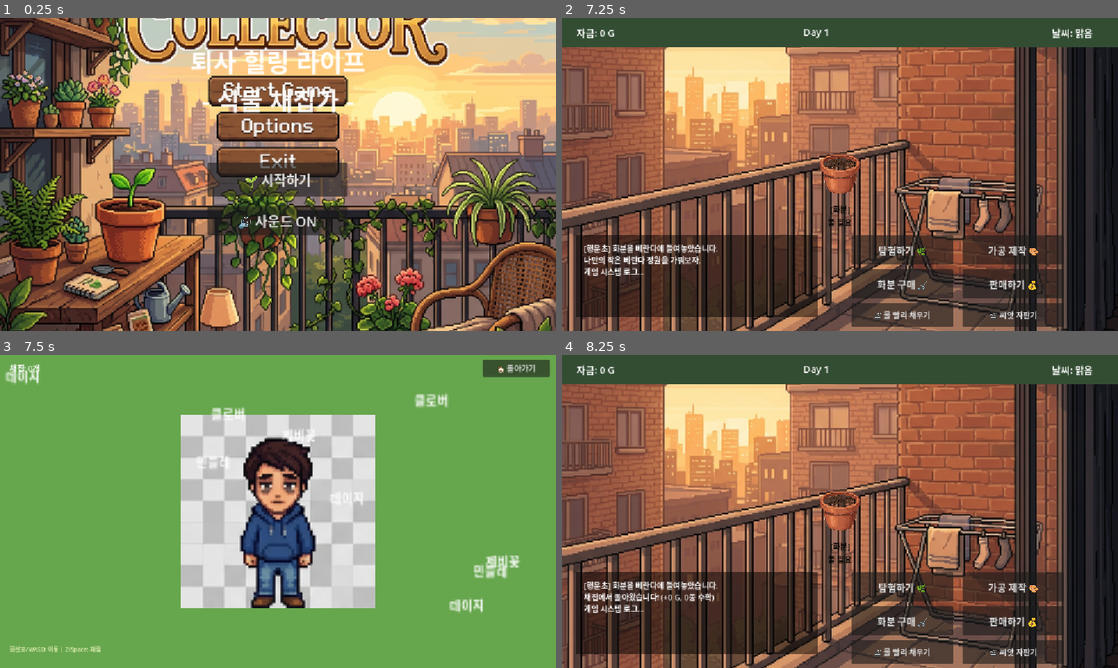
Above: before the commit, frames 1-4 (two rows, left to right).
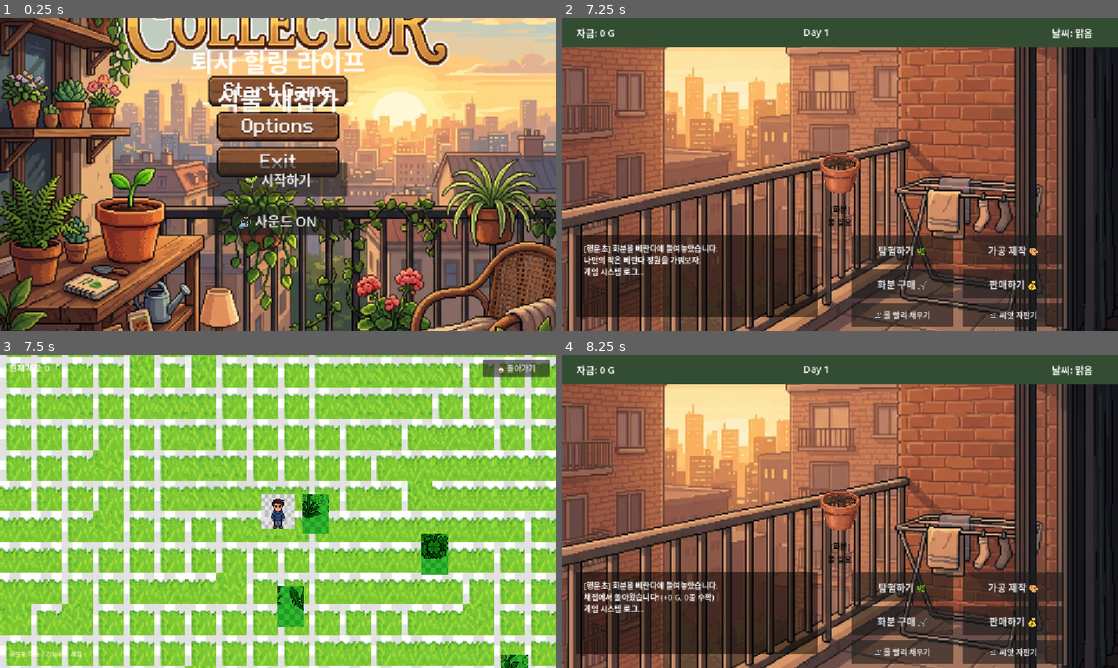
Above: after the commit, the same moments.

Repository: 9959930-code/plant-collector-game
Game: Godot game, scene res://Scenes/TitleScreen.tscn
Same seed, same stepped clock (60 frames per second), same inputs: the game is played once before the commit and once after it.
Inputs (mouse positions are in pixels of both pictures, inside the frame that each line leads up to):
- Up to frame 1 (0.25 s): no input
- Up to frame 2 (7.25 s): click "🌱 시작하기" at 0.5 s; tap Enter (ui_accept) at 1.25, 1.52, 2.27, 3.5, 3.77, 4.52, 5.27, 5.75, 6.77 s; move the mouse to (962, 158) at 1.27 s; hold Right (ui_right) 1.28-2.03 s; tap Space every 0.75 s from 1.35 to 6.6 s; click (962, 158) at 1.42 s; move the mouse to (728, 190) at 2.02 s; hold Down (ui_down) 2.03-2.78 s; move the mouse to (895, 105) at 2.77 s; hold Right (ui_right) 2.78-3.53 s; move the mouse to (812, 237) at 3.52 s; hold Up (ui_up) 3.53-4.28 s; click (812, 237) at 3.67 s; move the mouse to (1006, 221) at 4.27 s; hold Left (ui_left) 4.28-5.78 s; move the mouse to (673, 127) at 5.02 s; move the mouse to (867, 174) at 5.77 s; hold Down (ui_down) 5.78-6.53 s; click (867, 174) at 5.92 s; move the mouse to (756, 96) at 6.52 s; hold Right (ui_right) from 6.53 s (still down)
- Up to frame 3 (7.5 s): release Right (ui_right) at 7.25 s; click "탐험하기 🌿" at 7.25 s
- Up to frame 4 (8.25 s): click "🏠 돌아가기" at 8 s

Frames 1-2 are identical in both runs. In frame 3, 95% of the frame differs, in the area x 0-100%, y 0-100%; in frame 4, nothing differs.

Commit message:
✨ 들판 통짜 배경 이미지 제거 및 100% 절차적 타일맵 생성 도입
- FieldMap.gd: FastNoiseLite(심플렉스 노이즈)를 활용하여 tileset_nature.png 에셋으로
  실제 1280x960 크기의 지형(잔디/흙/덤불)을 매번 랜덤하게 프로그래밍 방식으로 조립
- FieldMap.tscn: 기존 통짜 field_map_bg.png 제거, 플레이어 이탈 방지용 투명 충돌벽(MapBounds) 추가
- 더 이상 스타듀밸리 이미지를 복사해다 쓴 느낌이 안 나도록, 본 프로젝트만의 고유 에셋과 코드로 맵 구현

Diff:
--- a/Scenes/FieldMap.tscn
+++ b/Scenes/FieldMap.tscn
@@ -1,32 +1,45 @@
-[gd_scene load_steps=3 format=3 uid="uid://field_map_scene"]
+[gd_scene load_steps=6 format=3 uid="uid://field_map_scene"]
 
 [ext_resource type="Script" path="res://Scripts/FieldMap.gd" id="1_fm"]
-[ext_resource type="PackedScene" path="res://Scenes/Player.tscn" id="2_player"]
+[ext_resource type="PackedScene" path="res://Scenes/Player.tscn" id="3_player"]
+
+[sub_resource type="RectangleShape2D" id="RectangleShape2D_top"]
+size = Vector2(1280, 20)
+
+[sub_resource type="RectangleShape2D" id="RectangleShape2D_left"]
+size = Vector2(20, 960)
 
 [node name="FieldMap" type="Node2D"]
 script = ExtResource("1_fm")
 
-[node name="Background" type="ColorRect" parent="."]
-offset_right = 800.0
-offset_bottom = 600.0
-color = Color(0.35, 0.55, 0.25, 1)
+[node name="Player" parent="." instance=ExtResource("3_player")]
+position = Vector2(640, 480)
 
-[node name="GrassOverlay" type="ColorRect" parent="."]
-offset_left = 50.0
-offset_top = 50.0
-offset_right = 750.0
-offset_bottom = 550.0
-color = Color(0.4, 0.65, 0.3, 1)
+[node name="MapBounds" type="StaticBody2D" parent="."]
+collision_mask = 0
 
-[node name="Player" parent="." instance=ExtResource("2_player")]
-position = Vector2(400, 300)
+[node name="Top" type="CollisionShape2D" parent="MapBounds"]
+position = Vector2(640, -10)
+shape = SubResource("RectangleShape2D_top")
+
+[node name="Bottom" type="CollisionShape2D" parent="MapBounds"]
+position = Vector2(640, 970)
+shape = SubResource("RectangleShape2D_top")
+
+[node name="Left" type="CollisionShape2D" parent="MapBounds"]
+position = Vector2(-10, 480)
+shape = SubResource("RectangleShape2D_left")
+
+[node name="Right" type="CollisionShape2D" parent="MapBounds"]
+position = Vector2(1290, 480)
+shape = SubResource("RectangleShape2D_left")
 
 [node name="UI" type="CanvasLayer" parent="."]
 
 [node name="ItemLabel" type="Label" parent="UI"]
 offset_left = 20.0
 offset_top = 15.0
-offset_right = 200.0
+offset_right = 250.0
 offset_bottom = 40.0
 theme_override_font_sizes/font_size = 16
 theme_override_colors/font_color = Color(1, 1, 1, 1)
@@ -42,11 +55,11 @@
 
 [node name="HintLabel" type="Label" parent="UI"]
 offset_left = 20.0
-offset_top = 600.0
+offset_top = 610.0
 offset_right = 400.0
-offset_bottom = 630.0
+offset_bottom = 640.0
 theme_override_font_sizes/font_size = 12
 theme_override_colors/font_color = Color(1, 1, 0.8, 0.8)
-text = "화살표/WASD: 이동 | Z/Space: 채집"
+text = "화살표: 이동 | Z/Space: 채집"
 
 [connection signal="pressed" from="UI/BackButton" to="." method="_on_back_pressed"]
--- a/Scenes/Player.tscn
+++ b/Scenes/Player.tscn
@@ -1,9 +1,9 @@
-[gd_scene load_steps=2 format=3 uid="uid://player_scene"]
+[gd_scene load_steps=3 format=3 uid="uid://player_scene"]
 
 [ext_resource type="Script" path="res://Scripts/Player.gd" id="1_player"]
 
 [sub_resource type="RectangleShape2D" id="RectangleShape2D_player"]
-size = Vector2(14, 10)
+size = Vector2(10, 6)
 
 [node name="Player" type="CharacterBody2D"]
 script = ExtResource("1_player")
@@ -11,17 +11,18 @@
 collision_mask = 1
 
 [node name="AnimatedSprite2D" type="AnimatedSprite2D" parent="."]
+scale = Vector2(0.22, 0.22)
 
 [node name="CollisionShape2D" type="CollisionShape2D" parent="."]
-position = Vector2(0, 6)
+position = Vector2(0, 4)
 shape = SubResource("RectangleShape2D_player")
 
 [node name="InteractRay" type="RayCast2D" parent="."]
-target_position = Vector2(0, 20)
+target_position = Vector2(0, 16)
 collision_mask = 2
 enabled = true
 
 [node name="Camera2D" type="Camera2D" parent="."]
-zoom = Vector2(2.5, 2.5)
+zoom = Vector2(2, 2)
 position_smoothing_enabled = true
 position_smoothing_speed = 8.0
--- a/Scripts/FieldMap.gd
+++ b/Scripts/FieldMap.gd
@@ -1,14 +1,13 @@
 extends Node2D
 
-## 들판 맵 — 캐릭터가 직접 걸어다니며 야생 식물을 채집하는 필드
-## 타일맵 기반 + 랜덤 야생 식물 배치
+## 들판 맵 — 절차적 생성(Procedural Generation) 기반의 '나만의 고유한 타일맵 들판'
 
 @onready var player = $Player
 @onready var ui_layer = $UI
 @onready var item_label = $UI/ItemLabel
-@onready var back_button = $UI/BackButton
 
 var collected_items: Array = []
+var tilemap: TileMapLayer
 
 # 야생 식물 데이터
 var wild_plant_types = [
@@ -21,16 +20,95 @@
 ]
 
 func _ready():
+	_generate_procedural_map()
+	spawn_wild_plants()
 	update_ui()
-	spawn_wild_plants()
+
+	# 이전 탐험 내역 로드 (누적)
+	if Engine.has_meta("field_plants"):
+		var prev_items = Engine.get_meta("field_plants")
+		for item in prev_items:
+			collected_items.append(item)
+		update_ui()
+
+func _generate_procedural_map():
+	# 동적 타일맵 레이어 생성 (통짜 이미지가 아닌 진짜 게임맵)
+	tilemap = TileMapLayer.new()
+	add_child(tilemap)
+	move_child(tilemap, 0)
+
+	var tileset = TileSet.new()
+	tileset.tile_size = Vector2i(32, 32)
+
+	var ts_source = TileSetAtlasSource.new()
+	ts_source.texture = preload("res://Assets/Images/tileset_nature.png")
+	ts_source.texture_region_size = Vector2i(32, 32)
+
+	# 8x4 에셋 타일 등록
+	for x in range(8):
+		for y in range(4):
+			ts_source.create_tile(Vector2i(x, y))
+
+	tileset.add_source(ts_source, 0)
+	tilemap.tile_set = tileset
+
+	# 노이즈를 이용한 자연스러운 지형 생성
+	var noise = FastNoiseLite.new()
+	noise.seed = randi()
+	noise.noise_type = FastNoiseLite.TYPE_SIMPLEX
+	noise.frequency = 0.08
+
+	var map_w = 40
+	var map_h = 30
+
+	# 맵의 경계(카메라 제한 공간) 설정
+	player.get_node("Camera2D").limit_left = 0
+	player.get_node("Camera2D").limit_top = 0
+	player.get_node("Camera2D").limit_right = map_w * 32
+	player.get_node("Camera2D").limit_bottom = map_h * 32
+
+	for x in range(map_w):
+		for y in range(map_h):
+			var n = noise.get_noise_2d(x, y)
+
+			# 부드러운 타일 분배
+			var tile_x = 0
+			var tile_y = 0
+
+			if n > 0.3:
+				# 흙길이나 다른 잔디
+				tile_x = 2
+				tile_y = 0
+			elif n < -0.3:
+				# 진한 잔디
+				tile_x = 1
+				tile_y = 0
+			else:
+				# 흔한 잔디
+				tile_x = 0
+				tile_y = 0
+
+			# 테두리는 나무 덤불 무작위로 감싸서 숲 느낌
+			if x == 0 or x == map_w - 1 or y == 0 or y == map_h - 1:
+				tile_x = randi_range(3, 5) # 울타리/나무/덤불 타일 지역(추정)
+				tile_y = 1
+
+			tilemap.set_cell(Vector2i(x, y), 0, Vector2i(tile_x, tile_y))
+
+			# 내부에 랜덤하게 꽃이나 덤불 장식
+			if x > 2 and x < map_w - 2 and y > 2 and y < map_h - 2:
+				if randf() < 0.05:
+					tilemap.set_cell(Vector2i(x, y), 0, Vector2i(randi_range(0,2), 1)) # 꽃밭 장식
 
 func spawn_wild_plants():
-	# 들판 곳곳에 랜덤으로 야생 식물 배치
-	var plant_count = randi_range(10, 18)
+	var plant_count = randi_range(15, 25)
+	var map_w = 40
+	var map_h = 30
+
 	for i in range(plant_count):
 		var plant = preload("res://Scenes/WildPlant.tscn").instantiate()
-		var px = randf_range(80, 600)
-		var py = randf_range(80, 400)
+		var px = randf_range(3 * 32, (map_w - 3) * 32)
+		var py = randf_range(3 * 32, (map_h - 3) * 32)
 		plant.position = Vector2(px, py)
 
 		var plant_data = wild_plant_types[randi() % wild_plant_types.size()]
@@ -43,14 +121,16 @@
 	update_ui()
 
 func update_ui():
-	item_label.text = "채집: %d개" % collected_items.size()
+	item_label.text = "현재 채집: %d" % collected_items.size()
 
 func _on_back_pressed():
-	# 메인으로 돌아가기
+	# 돌아가기: 수입 계산
 	var total_value = 0
 	for item in collected_items:
 		total_value += item["value"]
 
-	Engine.set_meta("field_earnings", total_value)
+	var prev_money = Engine.get_meta("field_earnings") if Engine.has_meta("field_earnings") else 0
+	Engine.set_meta("field_earnings", prev_money + total_value)
 	Engine.set_meta("field_plants", collected_items)
+
 	get_tree().change_scene_to_file("res://Scenes/MainGame.tscn")
--- a/Scripts/Player.gd
+++ b/Scripts/Player.gd
@@ -3,7 +3,7 @@
 ## 플레이어 캐릭터 — 4방향 이동 + 애니메이션
 ## 스타듀밸리/포켓몬 스타일 탑다운 2D 이동
 
-const SPEED = 120.0
+const SPEED = 80.0
 
 @onready var anim_sprite = $AnimatedSprite2D
 @onready var interact_ray = $InteractRay
@@ -13,27 +13,25 @@
 var spritesheet: Texture2D
 
 func _ready():
-	# 스프라이트시트에서 애니메이션 프레임 자동 생성
 	spritesheet = preload("res://Assets/Images/character_spritesheet.png")
 	setup_animations()
 
 func setup_animations():
 	var frames = SpriteFrames.new()
 	var img = spritesheet.get_image()
-	var sheet_w = img.get_width()
-	var sheet_h = img.get_height()
-	var cols = 4
-	var rows = 4
+	var sheet_w: int = img.get_width()
+	var sheet_h: int = img.get_height()
+	var cols: int = 4
+	var rows: int = 4
 	var frame_w: int = sheet_w / cols
 	var frame_h: int = sheet_h / rows
 
-	# 4방향: down(0), left(1), right(2), up(3)
 	var dir_names = ["down", "left", "right", "up"]
 
 	for row in range(rows):
 		var dir_name = dir_names[row]
 
-		# idle 애니메이션 (첫 프레임만)
+		# idle 애니메이션
 		var idle_name = "idle_" + dir_name
 		frames.add_animation(idle_name)
 		frames.set_animation_speed(idle_name, 6)
@@ -44,7 +42,7 @@
 		var idle_tex = ImageTexture.create_from_image(idle_img)
 		frames.add_frame(idle_name, idle_tex)
 
-		# walk 애니메이션 (모든 프레임)
+		# walk 애니메이션
 		var walk_name = "walk_" + dir_name
 		frames.add_animation(walk_name)
 		frames.set_animation_speed(walk_name, 8)
@@ -56,7 +54,6 @@
 			var frame_tex = ImageTexture.create_from_image(frame_img)
 			frames.add_frame(walk_name, frame_tex)
 
-	# 기본 "default" 애니메이션 제거
 	if frames.has_animation("default"):
 		frames.remove_animation("default")
 
@@ -66,7 +63,6 @@
 func _physics_process(_delta):
 	var input_dir = Vector2.ZERO
 
-	# 키보드 입력
 	if Input.is_action_pressed("ui_right"):
 		input_dir.x += 1
 		direction = "right"
@@ -86,10 +82,10 @@
 		is_moving = true
 
 		match direction:
-			"down": interact_ray.target_position = Vector2(0, 20)
-			"up": interact_ray.target_position = Vector2(0, -20)
-			"left": interact_ray.target_position = Vector2(-20, 0)
-			"right": interact_ray.target_position = Vector2(20, 0)
+			"down": interact_ray.target_position = Vector2(0, 16)
+			"up": interact_ray.target_position = Vector2(0, -16)
+			"left": interact_ray.target_position = Vector2(-16, 0)
+			"right": interact_ray.target_position = Vector2(16, 0)
 	else:
 		velocity = Vector2.ZERO
 		is_moving = false
--- a/Scripts/WildPlant.gd
+++ b/Scripts/WildPlant.gd
@@ -1,6 +1,6 @@
 extends StaticBody2D
 
-## 야생 식물 오브젝트 — 캐릭터가 다가가서 상호작용하면 채집
+## 야생 식물 오브젝트 — 실제 스프라이트 + 채집 인터랙션
 
 signal collected(plant_data: Dictionary)
 
@@ -8,26 +8,53 @@
 var is_collected = false
 var _pending_setup: Dictionary = {}
 
+# 식물 스프라이트시트에서 각 식물의 영역 (6종)
+var plant_regions = {
+	"라벤더": Rect2(0, 300, 80, 120),
+	"민들레": Rect2(90, 300, 80, 120),
+	"들꽃": Rect2(180, 300, 80, 120),
+	"데이지": Rect2(270, 300, 80, 120),
+	"클로버": Rect2(360, 300, 80, 120),
+	"제비꽃": Rect2(450, 300, 80, 120),
+}
+
 func _ready():
-	# setup()이 _ready() 전에 호출될 수 있으므로 여기서 적용
 	if not _pending_setup.is_empty():
 		_apply_setup(_pending_setup)
 
 func setup(data: Dictionary):
 	plant_data = data
 	_pending_setup = data
-	# _ready 이후라면 바로 적용
 	if is_inside_tree():
 		_apply_setup(data)
 
 func _apply_setup(data: Dictionary):
+	var spr = $Sprite2D
 	var lbl = $Label
-	var spr = $Sprite2D
+
+	if spr:
+		# 식물 스프라이트시트에서 해당 식물 영역 추출
+		var sheet = preload("res://Assets/Images/wild_plants.png")
+		var plant_name = data["name"]
+
+		if plant_regions.has(plant_name):
+			var region = plant_regions[plant_name]
+			var atlas = AtlasTexture.new()
+			atlas.atlas = sheet
+			atlas.region = region
+			spr.texture = atlas
+		else:
+			# 기본: 첫 번째 식물 사용
+			var atlas = AtlasTexture.new()
+			atlas.atlas = sheet
+			atlas.region = Rect2(0, 300, 80, 120)
+			spr.texture = atlas
+
+		spr.scale = Vector2(0.35, 0.35)
+
 	if lbl:
 		lbl.text = data["name"]
-		lbl.visible = true
-	if spr:
-		spr.modulate = data["color"]
+		lbl.visible = false  # 기본적으로 숨김, 가까이 가면 표시
 
 func on_interact(_player):
 	if is_collected:
@@ -38,12 +65,18 @@
 	var spr = $Sprite2D
 	var lbl = $Label
 
+	# 채집 이름 표시
+	if lbl:
+		lbl.visible = true
+
+	# 채집 연출: 위로 퐁 + 사라짐
 	var tween = create_tween()
-	tween.tween_property(self, "position:y", position.y - 20, 0.2)
+	tween.tween_property(self, "position:y", position.y - 15, 0.15).set_trans(Tween.TRANS_BACK)
+	tween.tween_property(self, "position:y", position.y - 5, 0.1)
 	if spr:
-		tween.parallel().tween_property(spr, "modulate:a", 0.0, 0.4)
+		tween.parallel().tween_property(spr, "modulate:a", 0.0, 0.5)
 	if lbl:
-		tween.parallel().tween_property(lbl, "modulate:a", 0.0, 0.4)
+		tween.parallel().tween_property(lbl, "modulate:a", 0.0, 0.5)
 	tween.tween_callback(func():
 		emit_signal("collected", plant_data)
 		queue_free()
Binary file added: Assets/Images/wild_plants.png
Not shown, added: Assets/Images/wild_plants.png.import
